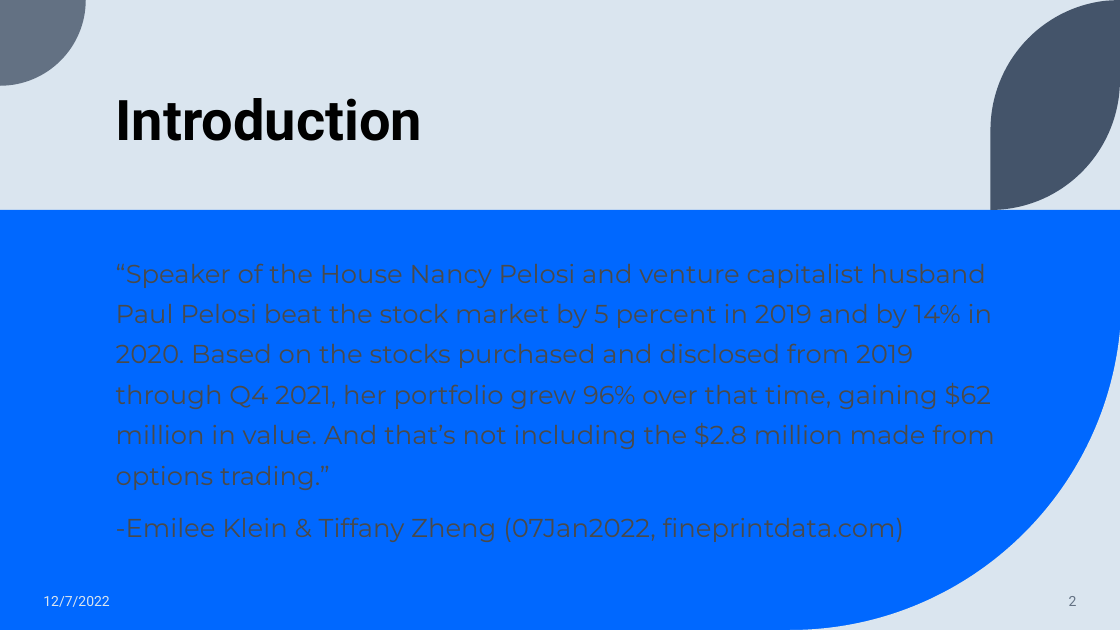
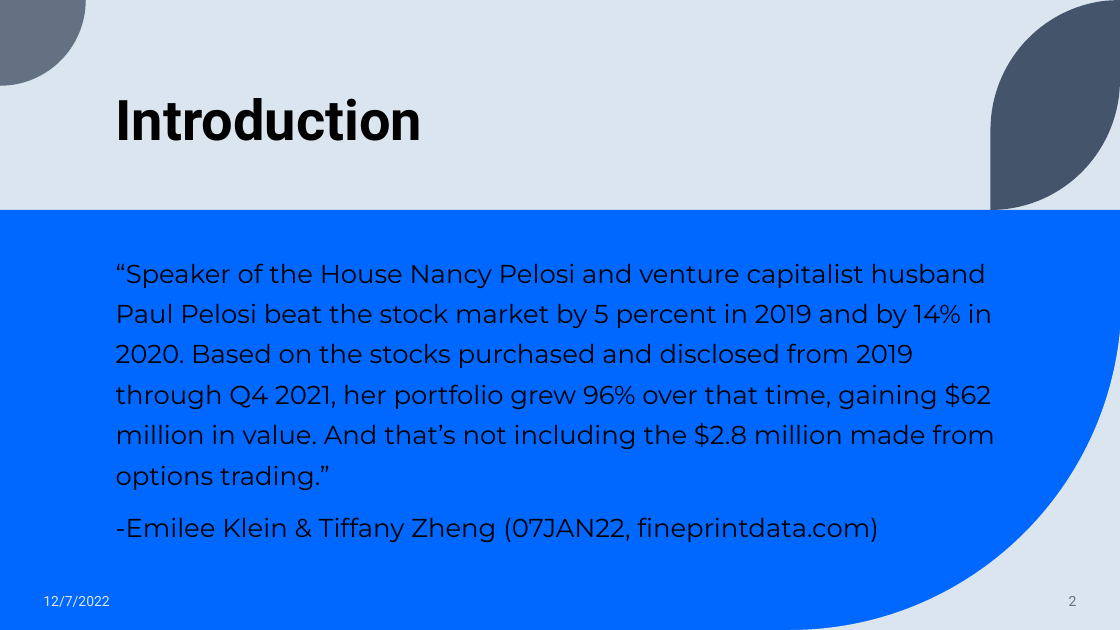
Before and after one commit to ccabes15/Congression_Trading, a slide deck: slide 2 of Presentation/Stock_Trading_Cabrey.pptx. Drawn at 1120x630 pixels with LibreOffice and Linux fonts; fonts in the diff are those of the drawing. Boxes give left, top, right and bottom in pixels: in the first picture for what was removed or moved away, otherwise in the second. Text is boxed around its words. In the diff, an @@ line names an element or a change of style, - is before the commit and + after.

```diff
--- a/Presentation/Stock_Trading_Cabrey.pptx
+++ b/Presentation/Stock_Trading_Cabrey.pptx
@@ text at [116, 263, 995, 490]: text colour #4A4A4A to #000000 in "“Speaker of the House Nancy Pelosi and ..." @@
@@ text at [116, 517, 878, 542]: text changed; text colour #4A4A4A to #000000 @@
--Emilee Klein & Tiffany Zheng (07Jan2022, fineprintdata.com)
+-Emilee Klein & Tiffany Zheng (07JAN22, fineprintdata.com)
```
Also in this commit, not shown: 4 other slides changed, 12 slides added, 6 other files.
